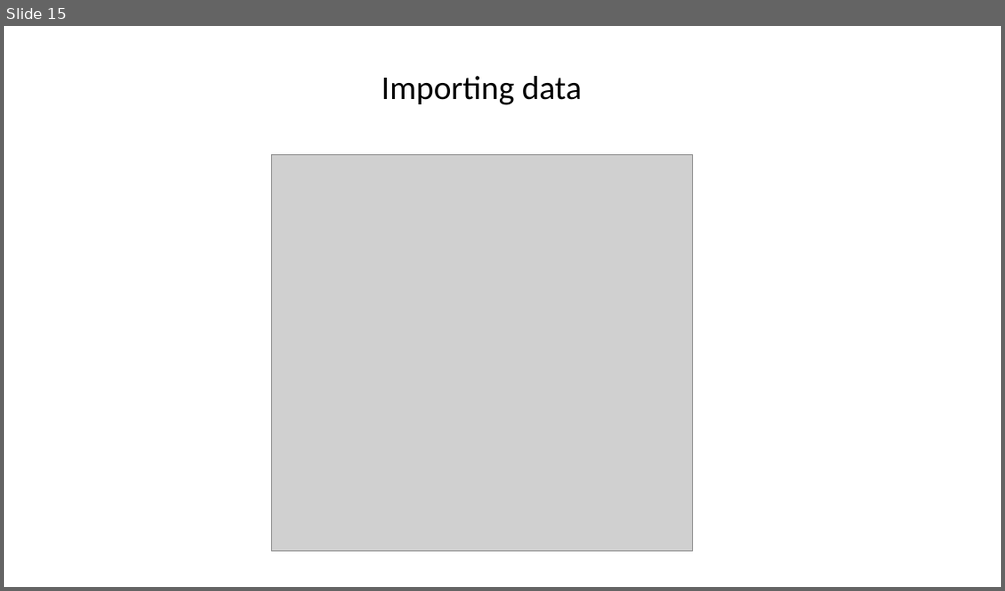
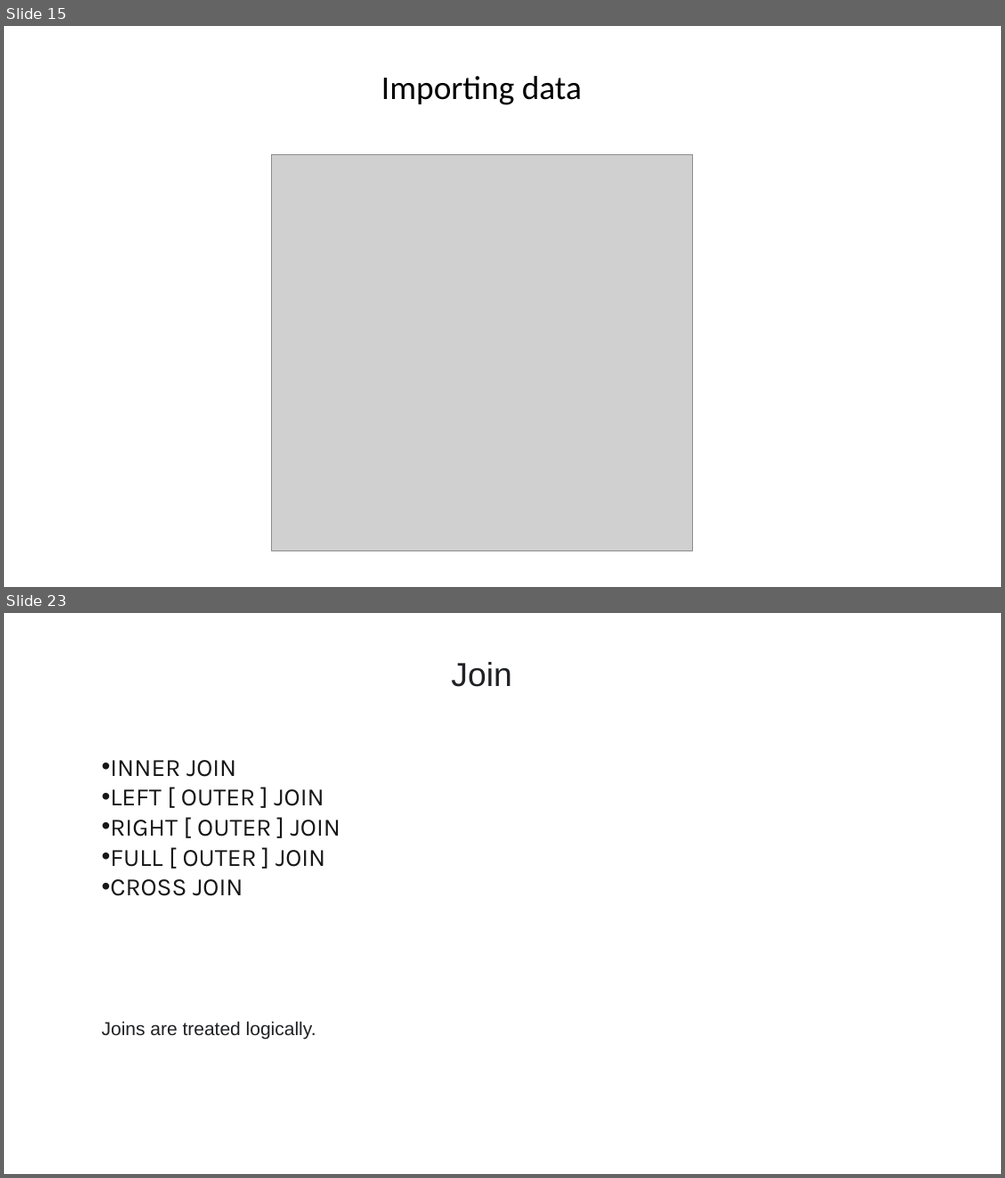
Before and after one commit to mohadese-safari/SQL-Training, a slide deck: presentation/SQL.pptx. Shown one above the other, each under a label of ours: slide 15 before the commit, slides 15 and 23 after it; the slides between them are not shown. The pictures are 1005x591 and 1005x1178 pixels, drawn with LibreOffice and Linux fonts; fonts in the diff are those of the drawing; grey boxes stand for pictures. Boxes give left, top, right and bottom in pixels: in the first picture for what was removed or moved away, otherwise in the second. Text is boxed around its words. In the diff, an @@ line names an element or a change of style, - is before the commit and + after.

Commit message:
Join exercises solved and presentation progressed

```diff
--- a/presentation/SQL.pptx
+++ b/presentation/SQL.pptx
@@ slide 23 added at (4, 613, 1001, 1174), background #FFFFFF @@
@@ text added at (451, 662, 511, 687), 32 pt, text #202124 @@
+Join
@@ text added at (110, 760, 340, 896), 24 pt, text #171717 @@
+• INNER JOIN
+• LEFT [ OUTER ] JOIN
+• RIGHT [ OUTER ] JOIN
+• FULL [ OUTER ] JOIN
+• CROSS JOIN
@@ text added at (102, 1021, 316, 1038), 18 pt, text #202124 @@
+Joins are treated logically.
```
Also in this commit, not shown: 20 other slides added, 18 other files.
